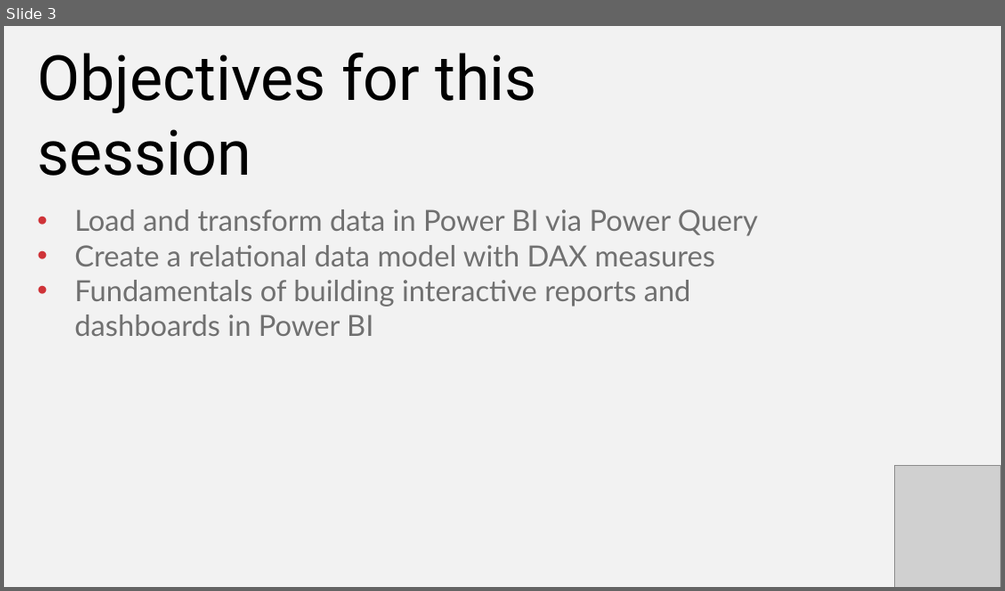
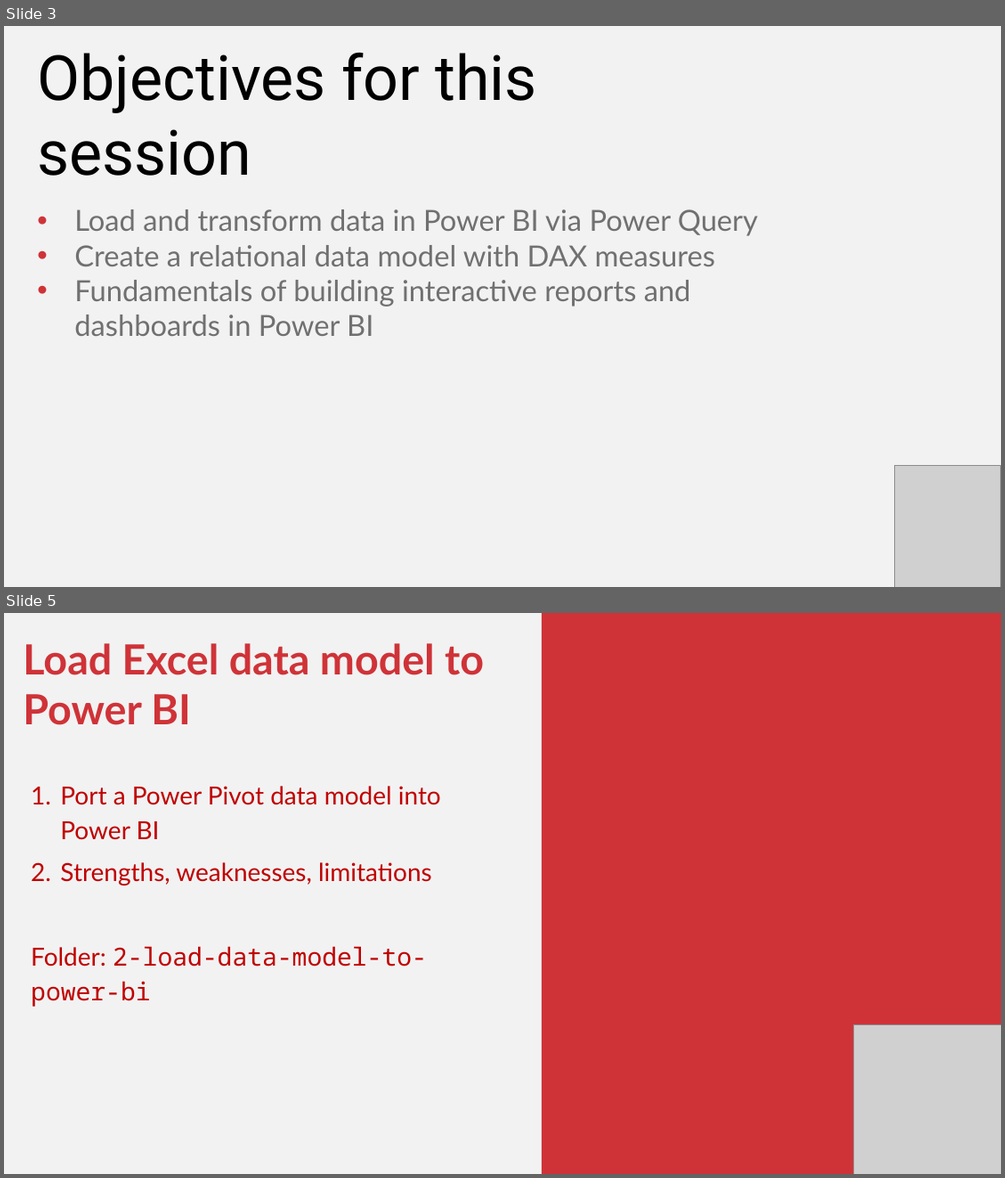
Before and after one commit to stringfestdata/first-steps-power-bi-for-excel-users, a slide deck: first-steps-with-power-bi-for-excel-users.pptx. Shown one above the other, each under a label of ours: slide 3 before the commit, slides 3 and 5 after it; the slides between them are not shown. The pictures are 1005x591 and 1005x1178 pixels, drawn with LibreOffice and Linux fonts; fonts in the diff are those of the drawing; grey boxes stand for pictures. Boxes give left, top, right and bottom in pixels: in the first picture for what was removed or moved away, otherwise in the second. Text is boxed around its words. In the diff, an @@ line names an element or a change of style, - is before the commit and + after.

```diff
--- a/first-steps-with-power-bi-for-excel-users.pptx
+++ b/first-steps-with-power-bi-for-excel-users.pptx
@@ slide 5 added at (4, 613, 1001, 1174), background #F2F2F2 @@
@@ rectangle added at (542, 613, 1001, 1174), fill #CF3338 @@
@@ text added at (23, 643, 484, 1006), 36 pt, text #C00000 @@
+Load Excel data model to Power BI
+1. Port a Power Pivot data model into Power BI
+2. Strengths, weaknesses, limitations
+Folder: 2-load-data-model-to-power-bi
@@ picture added at (853, 1024, 1001, 1174) @@
```
Also in this commit, not shown: 3 slides changed, 1 other slide added, 1 slide removed, 20 other files.
